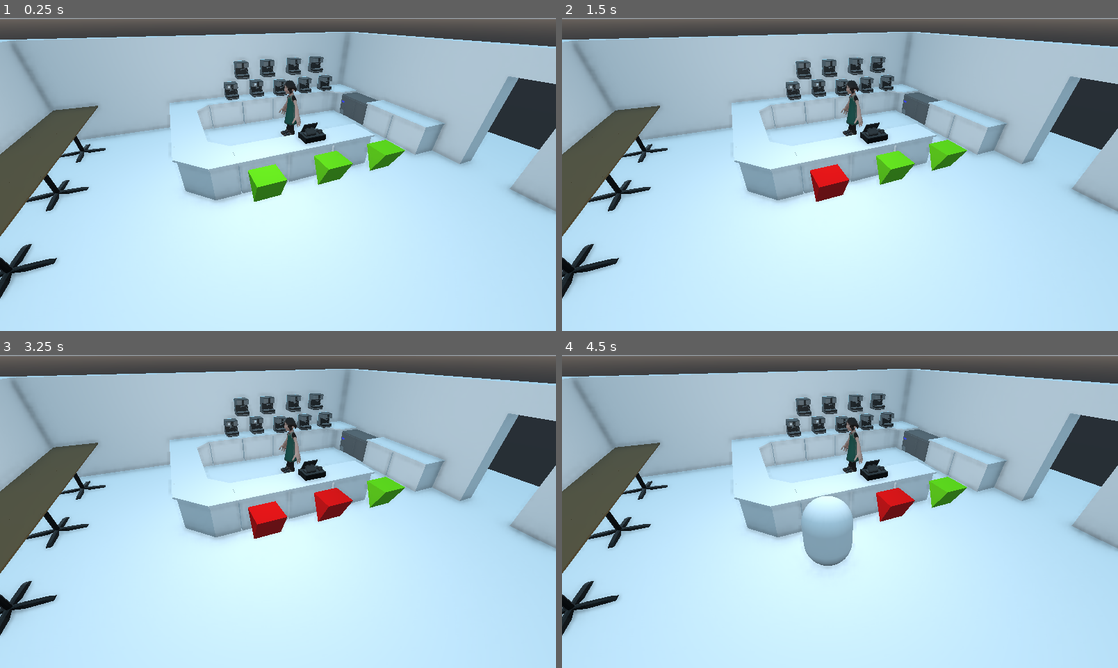
Above: before the commit, frames 1-4 (two rows, left to right).
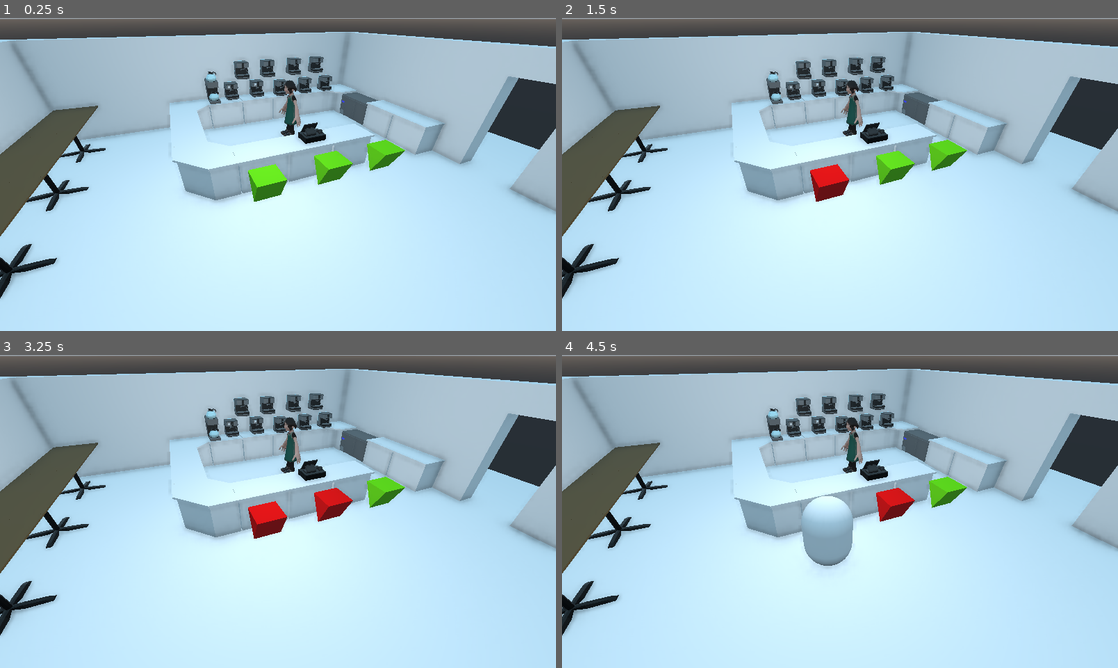
Above: after the commit, the same moments.

Repository: outfrost/ld49
Game: Godot game, scene res://level/CafeNavmesh.tscn
Same seed, same stepped clock (60 frames per second), same inputs: the game is played once before the commit and once after it. This scene is started directly instead of the project's main scene.
Inputs (mouse positions are in pixels of both pictures, inside the frame that each line leads up to):
- Up to frame 1 (0.25 s): no input
- Up to frame 2 (1.5 s): tap Enter at 0.5 s; move the mouse to (962, 158) at 0.52 s; hold D (right) 0.53-1.28 s; tap Mouse wheel up (zoom_in) at 0.6 s; click (962, 158) at 0.67 s; move the mouse to (728, 190) at 1.27 s; hold S (down) from 1.28 s (still down); tap Mouse wheel down (zoom_out) at 1.35 s
- Up to frame 3 (3.25 s): tap Space at 2 s; move the mouse to (333, 442) at 2.02 s; release S (down) at 2.03 s; hold D (right) 2.03-2.78 s; tap Mouse wheel up (zoom_in) at 2.1 s; tap Enter at 2.75 s; move the mouse to (250, 574) at 2.77 s; hold W (up) from 2.78 s (still down); tap Mouse wheel down (zoom_out) at 2.85 s; click (250, 574) at 2.92 s
- Up to frame 4 (4.5 s): tap Space at 3.5 s; move the mouse to (1006, 558) at 3.52 s; release W (up) at 3.53 s; hold A (left) from 3.53 s (still down); tap Mouse wheel up (zoom_in) at 3.6 s; tap Enter at 4.25 s; move the mouse to (673, 464) at 4.27 s; tap Mouse wheel down (zoom_out) at 4.35 s

The runs differ from the first frame. In frame 1, 0.2% of the frame differs, in the area x 36-44%, y 17-36%; in frame 2, 0.2%; in frame 3, 0.2%; in frame 4, 0.2%.
Error in both runs: Invalid get index 'is_running' (on base: 'null instance'). (res://game/CameraPosition.gd:43)

Commit message:
Coffee pot and machine scene tweaks

Diff:
--- /dev/null
+++ b/assets/coffee_machine.tscn
@@ -0,0 +1,8 @@
+[gd_scene load_steps=2 format=2]
+
+[ext_resource path="res://assets/imports/Coffe_Machine_exportPrep.gltf" type="PackedScene" id=1]
+
+[node name="Coffe_Machine_exportPrep" instance=ExtResource( 1 )]
+
+[node name="CoffeeMachine" parent="." index="0"]
+transform = Transform( 1.5, 0, 0, 0, 1.5, 0, 0, 0, 1.5, 0, 0, 0 )
--- /dev/null
+++ b/assets/coffee_pot.tscn
@@ -0,0 +1,8 @@
+[gd_scene load_steps=2 format=2]
+
+[ext_resource path="res://assets/imports/Coffe_Pot_exportPrep.gltf" type="PackedScene" id=1]
+
+[node name="Coffe_Pot_exportPrep" instance=ExtResource( 1 )]
+
+[node name="CoffePot" parent="." index="0"]
+transform = Transform( 1.5, 0, 0, 0, 1.5, 0, 0, 0, 1.5, 0, 0, 0 )
--- a/level/Cafe.tscn
+++ b/level/Cafe.tscn
@@ -8,6 +8,8 @@
 [ext_resource path="res://assets/register.tscn" type="PackedScene" id=6]
 [ext_resource path="res://assets/table_high_rect.tscn" type="PackedScene" id=7]
 [ext_resource path="res://game/CameraPosition.gd" type="Script" id=8]
+[ext_resource path="res://assets/coffee_pot.tscn" type="PackedScene" id=9]
+[ext_resource path="res://assets/coffee_machine.tscn" type="PackedScene" id=10]
 
 [sub_resource type="CylinderMesh" id=1]
 
@@ -117,7 +119,7 @@
 material/0 = null
 
 [node name="Counter17" type="MeshInstance" parent="LevelStatics"]
-transform = Transform( -4.37114e-08, 0, 1, 0, 1, 0, -1, 0, -4.37114e-08, -5.125, 0.45, 0.125 )
+transform = Transform( -4.37114e-08, 0, 1, 0, 1, 0, -1, 0, -4.37114e-08, -5.11501, 0.437448, 0.121501 )
 mesh = SubResource( 4 )
 material/0 = null
 
@@ -424,3 +426,12 @@
 
 [node name="table_high_rect_exportprep6" parent="." instance=ExtResource( 7 )]
 transform = Transform( -4.37114e-08, 0, 1, 0, 1, 0, -1, 0, -4.37114e-08, -4.375, 0, 4.85 )
+
+[node name="Coffe_Machine_exportPrep" parent="." instance=ExtResource( 10 )]
+transform = Transform( -1.25, 0, -1.88745e-07, 0, 1.25, 0, 1.88745e-07, 0, -1.25, -5.1, 0.925, 0.5 )
+
+[node name="Coffe_Pot_exportPrep" parent="Coffe_Machine_exportPrep" instance=ExtResource( 9 )]
+transform = Transform( 0.999999, 0, 0, 0, 0.999999, 0, 0, 0, 0.999999, -0.15, 0.08, 0 )
+
+[node name="Coffe_Pot_exportPrep2" parent="Coffe_Machine_exportPrep" instance=ExtResource( 9 )]
+transform = Transform( 1, 0, 0, 0, 1, 0, 0, 0, 1, -0.15, 0.6, 0 )
Not shown: 1 places in level/Cafe.tscn that only renumber resources
